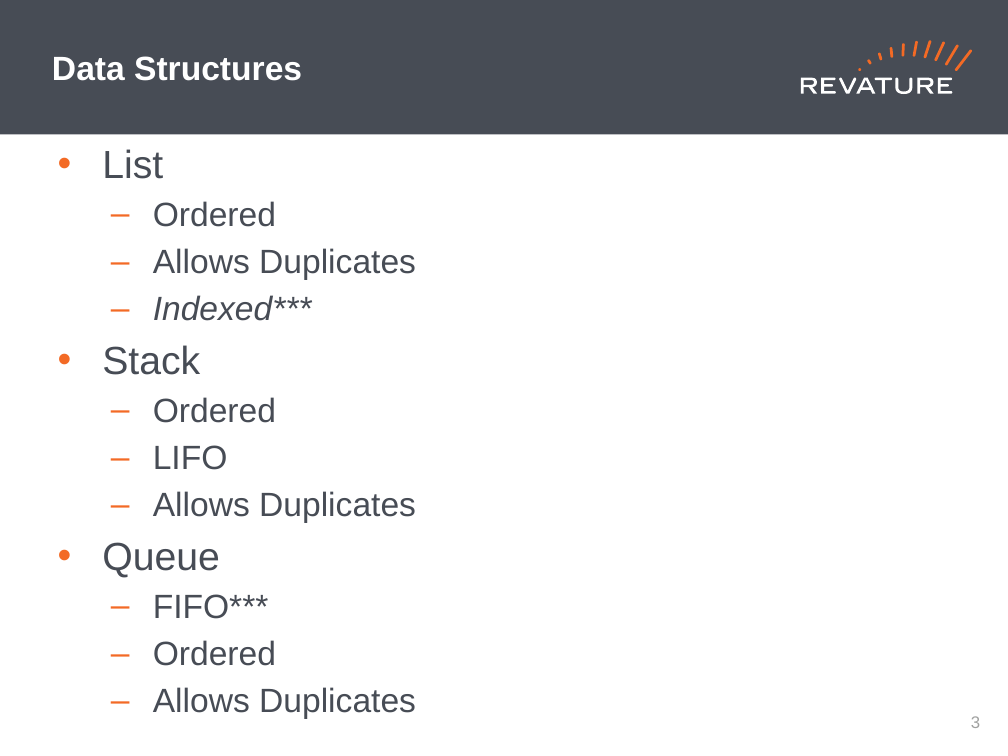
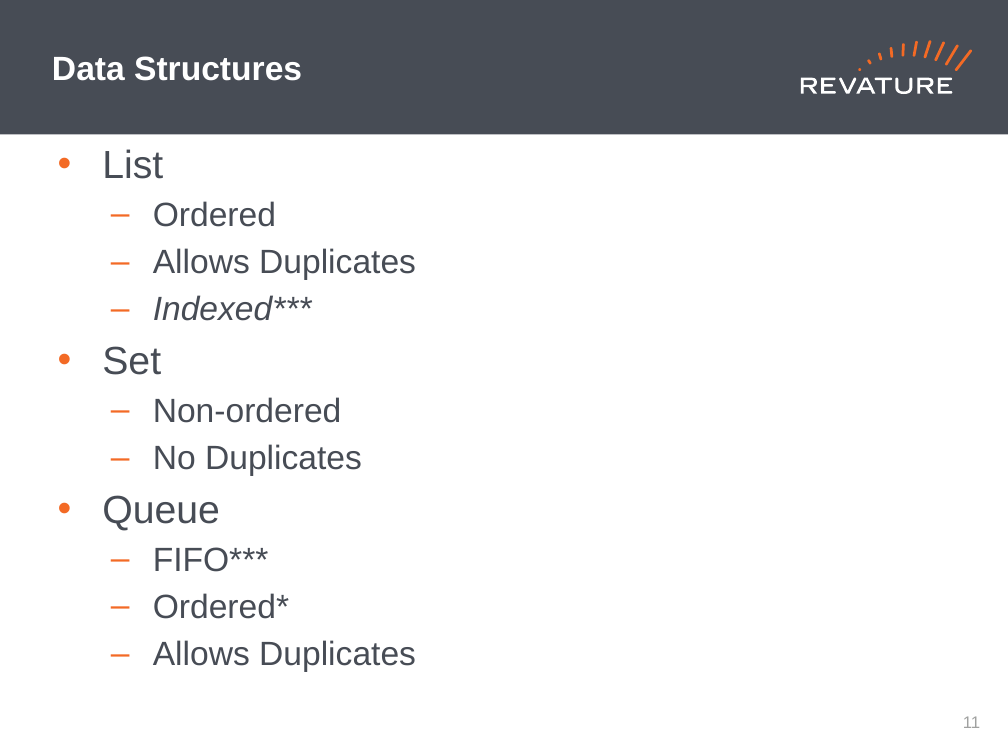
Before and after one commit to jhigherevature/8302021_RAP, a slide deck: slide 12 of powerpoints/Day_16.pptx (slide 4 before the commit). Drawn at 1008x756 pixels with LibreOffice and Linux fonts; fonts in the diff are those of the drawing. Boxes give left, top, right and bottom in pixels: in the first picture for what was removed or moved away, otherwise in the second. Text is boxed around its words. In the diff, an @@ line names an element or a change of style, - is before the commit and + after.

```diff
--- a/powerpoints/Day_16.pptx
+++ b/powerpoints/Day_16.pptx
@@ text at (102,346,362,476): text changed @@
-• Stack
-  – Ordered
-  – LIFO
-  – Allows Duplicates
+• Set
+  – Non-ordered
+  – No Duplicates
@@ text at (153,593,289,619): text changed @@
-  – Ordered
+  – Ordered*
@@ page number at (963,716,980,728): text changed @@
-3
+11
```
Also in this commit, not shown: 2 other slides changed, 5 slides added, 4 other files.
